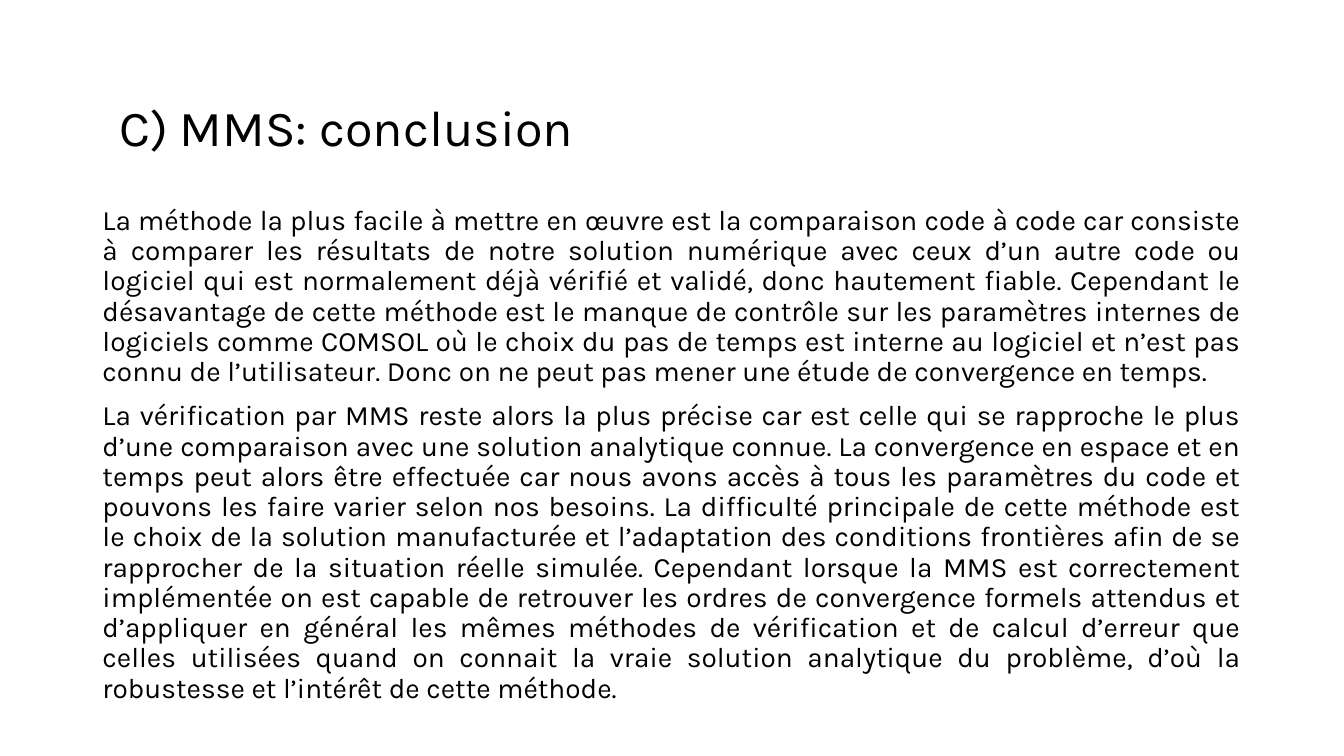
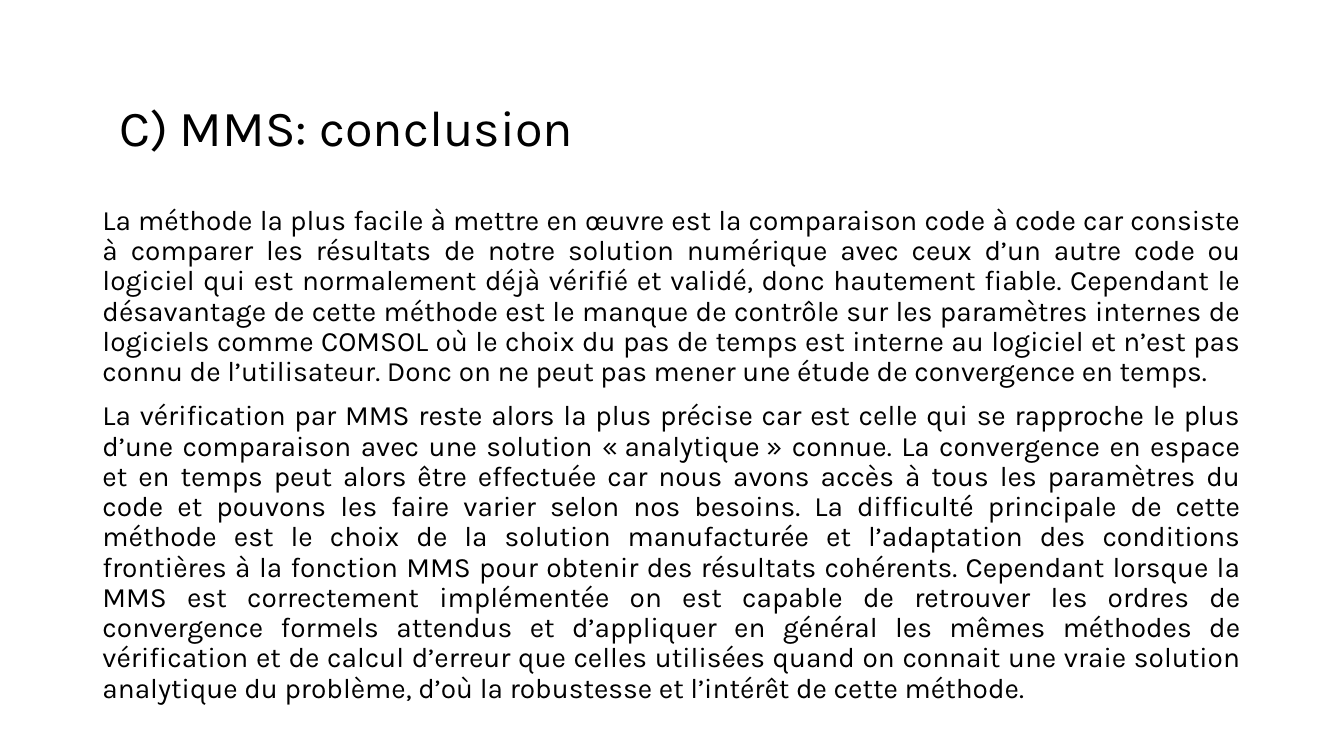
Before and after one commit to mehdibendaya/MEC8211DEV2, a slide deck: slide 19 of Devoir_2.pptx. Drawn at 1344x756 pixels with LibreOffice and Linux fonts; fonts in the diff are those of the drawing. Boxes give left, top, right and bottom in pixels: in the first picture for what was removed or moved away, otherwise in the second. Text is boxed around its words. In the diff, an @@ line names an element or a change of style, - is before the commit and + after.

```diff
--- a/Devoir_2.pptx
+++ b/Devoir_2.pptx
@@ text at (x1=102, y1=403, x2=1240, y2=699): text changed @@
-La vérification par MMS reste alors la plus précise car est celle qui se rapproche le plus d’une comparaison avec une solution analytique connue. La convergence en espace et en temps peut alors être effectuée car nous avons accès à tous les paramètres du code et pouvons les faire varier selon nos besoins. La difficulté principale de cette méthode est le choix de la solution manufacturée et l’adaptation des conditions frontières afin de se rapprocher de la situation réelle simulée. Cependant lorsque la MMS est correctement implémentée on est capable de retrouver les ordres de convergence formels attendus et d’appliquer en général les mêmes méthodes de vérification et de calcul d’erreur que celles utilisées quand on connait la vraie solution analytique du problème, d’où la robustesse et l’intérêt de cette méthode.
+La vérification par MMS reste alors la plus précise car est celle qui se rapproche le plus d’une comparaison avec une solution « analytique » connue. La convergence en espace et en temps peut alors être effectuée car nous avons accès à tous les paramètres du code et pouvons les faire varier selon nos besoins. La difficulté principale de cette méthode est le choix de la solution manufacturée et l’adaptation des conditions frontières à la fonction MMS pour obtenir des résultats cohérents. Cependant lorsque la MMS est correctement implémentée on est capable de retrouver les ordres de convergence formels attendus et d’appliquer en général les mêmes méthodes de vérification et de calcul d’erreur que celles utilisées quand on connait une vraie solution analytique du problème, d’où la robustesse et l’intérêt de cette méthode.
```
Also in this commit, not shown: 10 other slides changed, 1 slide added, 1 slide removed, 8 other files.
